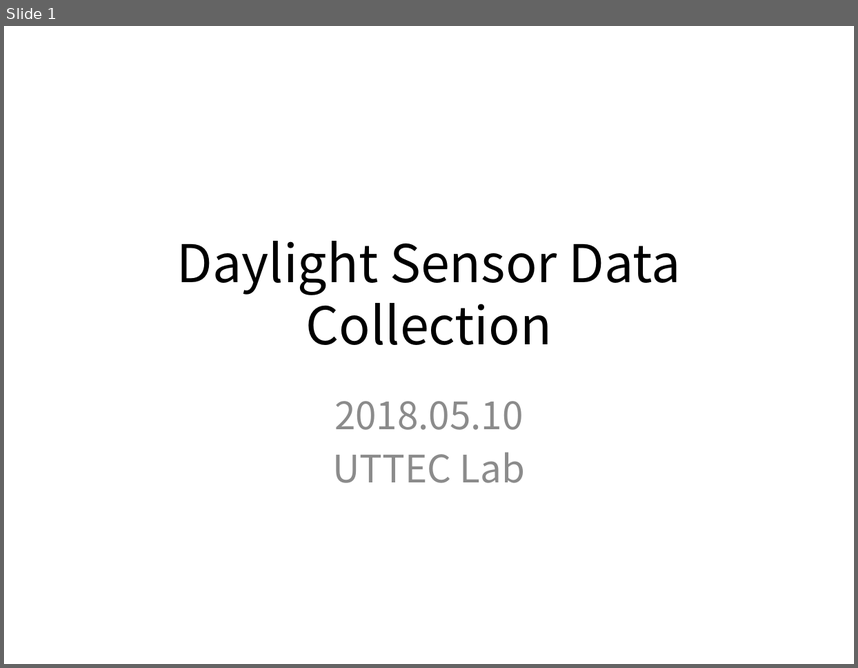
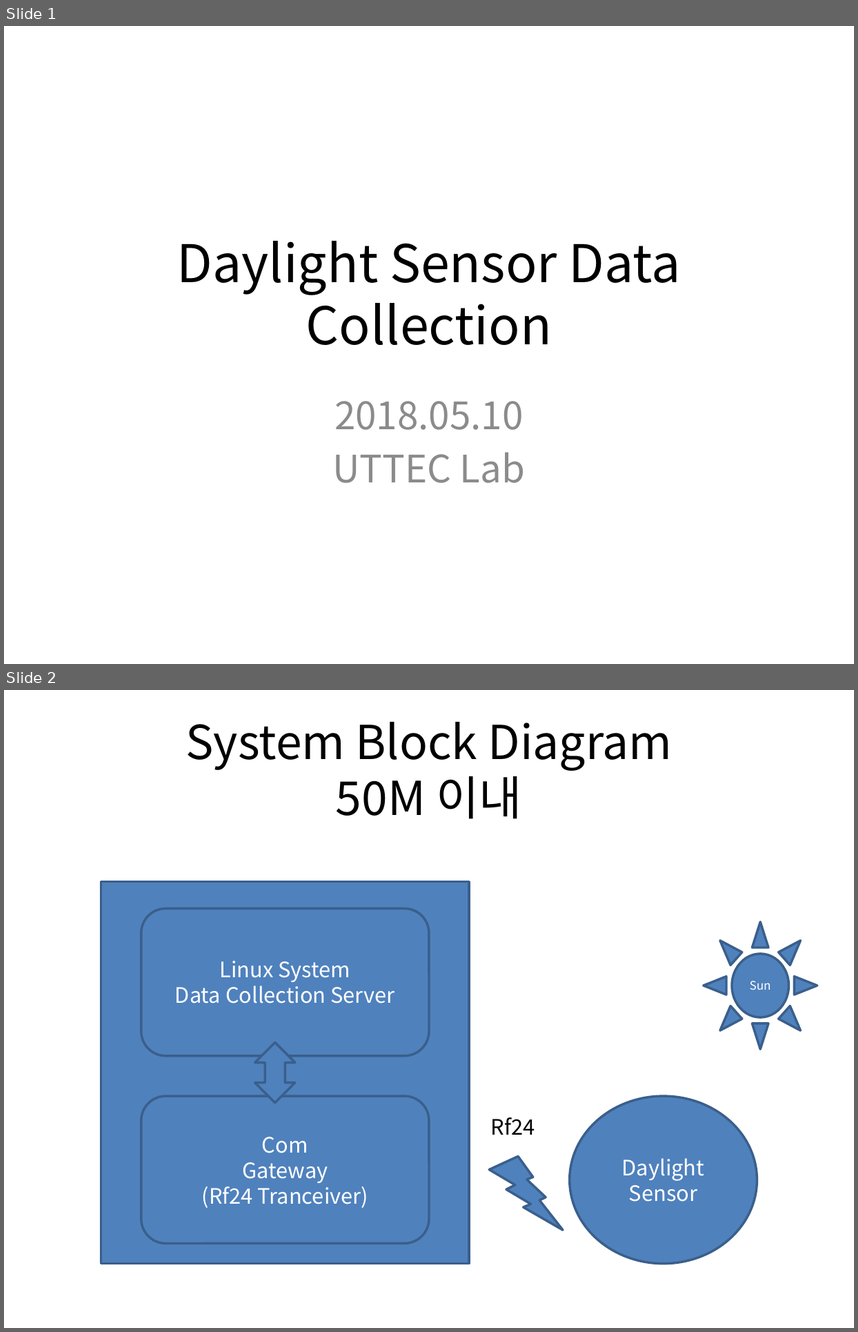
Before and after one commit to ihong9059/newBsl, a slide deck: project/dayLight/Daylight Sensor Data Collection.pptx. Shown one above the other, each under a label of ours: slide 1 before the commit, slides 1 and 2 after it. The pictures are 858x668 and 858x1332 pixels, drawn with LibreOffice and Linux fonts; fonts in the diff are those of the drawing. Boxes give left, top, right and bottom in pixels: in the first picture for what was removed or moved away, otherwise in the second. Text is boxed around its words. In the diff, an @@ line names an element or a change of style, - is before the commit and + after.

```diff
--- a/project/dayLight/Daylight Sensor Data Collection.pptx
+++ b/project/dayLight/Daylight Sensor Data Collection.pptx
@@ slide 2 added at box(4, 690, 854, 1328), background #FFFFFF @@
@@ title added at box(186, 722, 672, 819), 39.6 pt, text #000000 @@
+System Block Diagram
+50M 이내
@@ rectangle added at box(101, 881, 469, 1263), fill #4F81BD, outline #3A5F8C 2 pt @@
@@ rounded rectangle added at box(141, 909, 429, 1056), fill #4F81BD, outline #3A5F8C 2 pt, 18 pt, text #FFFFFF @@
+Linux System
+Data Collection Server
@@ sun added at box(704, 922, 818, 1049), fill #4F81BD, outline #3A5F8C 2 pt, 10 pt, text #FFFFFF @@
+Sun
@@ up down arrow added at box(254, 1042, 294, 1103), fill #4F81BD, outline #3A5F8C 2 pt @@
@@ rounded rectangle added at box(141, 1096, 429, 1243), fill #4F81BD, outline #3A5F8C 2 pt, 18 pt, text #FFFFFF @@
+Com
+Gateway
+(Rf24 Tranceiver)
@@ ellipse added at box(569, 1096, 756, 1263), fill #4F81BD, outline #3A5F8C 2 pt, 18 pt, text #FFFFFF @@
+Daylight
+Sensor
@@ text added at box(491, 1117, 535, 1134), 18 pt, text #000000 @@
+Rf24
@@ lightning bolt added at box(489, 1156, 564, 1230), fill #4F81BD, outline #3A5F8C 2 pt @@
```
Also in this commit, not shown: 2 slides changed, 24 other files.
